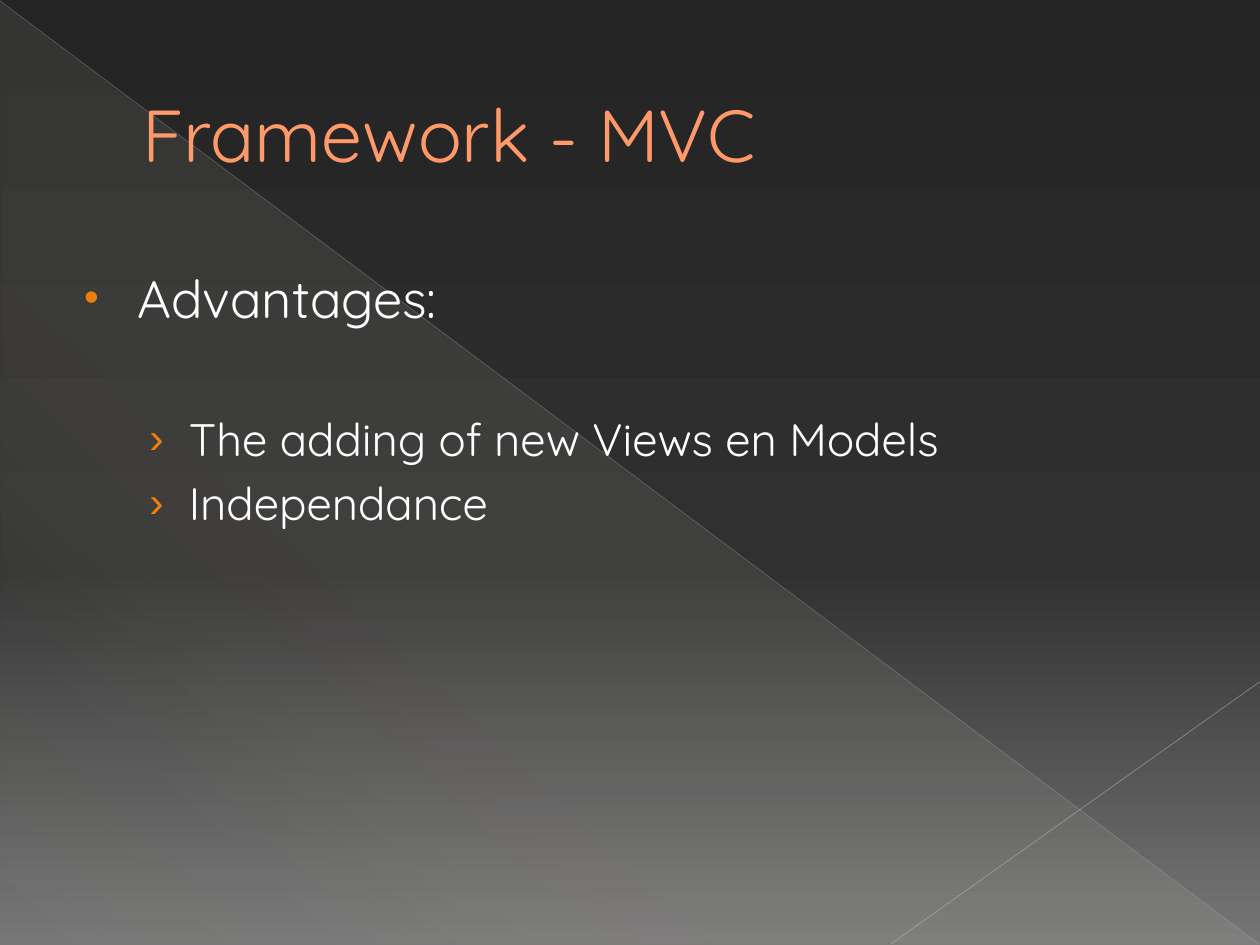
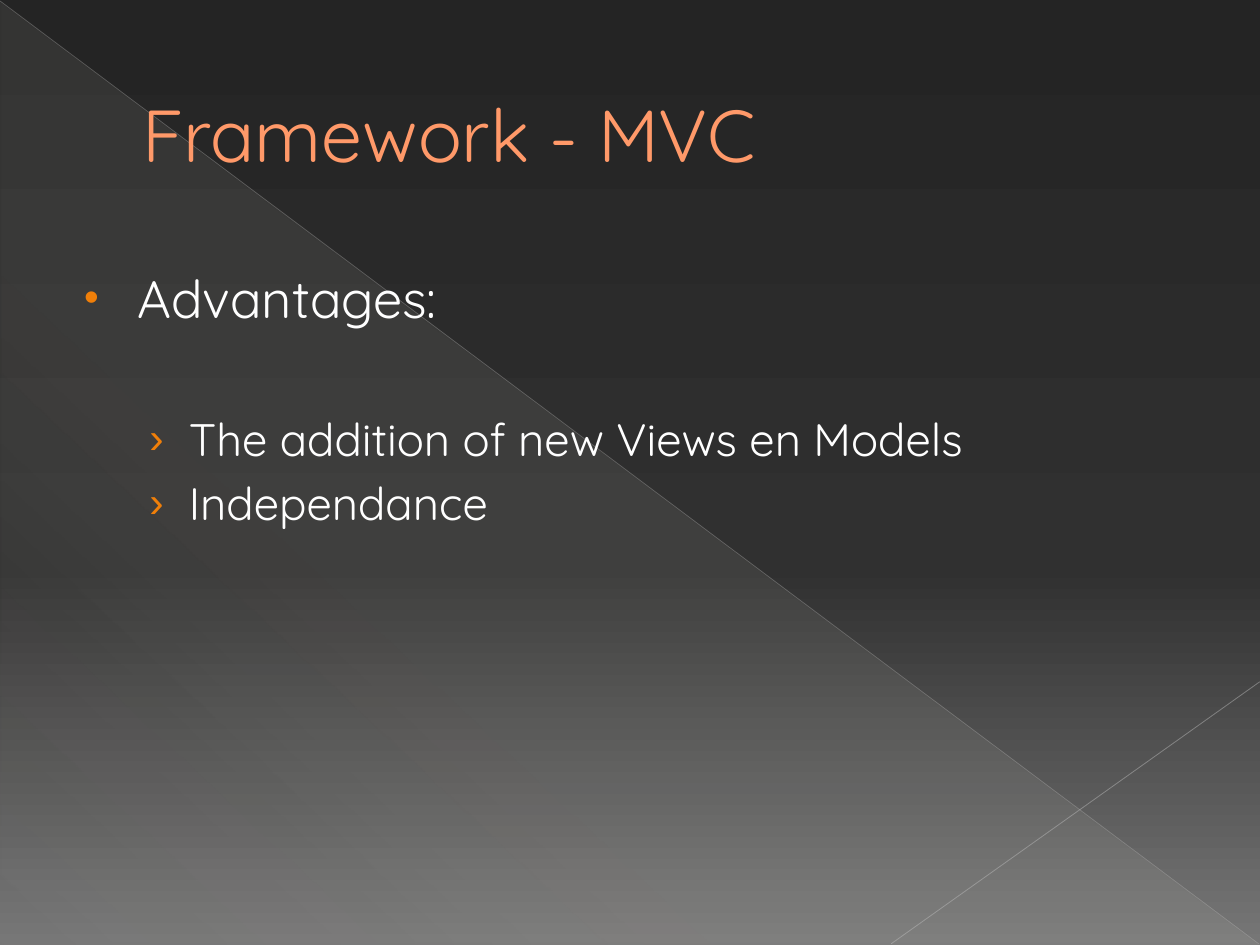
Before and after one commit to michelecorrea3/wsnlocalizationscala, a slide deck: slide 34 of Resources/WSN localization with Senseless framework.pptx (slide 33 before the commit). Drawn at 1260x945 pixels with LibreOffice and Linux fonts; fonts in the diff are those of the drawing. Boxes give left, top, right and bottom in pixels: in the first picture for what was removed or moved away, otherwise in the second. Text is boxed around its words. In the diff, an @@ line names an element or a change of style, - is before the commit and + after.

```diff
--- a/Resources/WSN localization with Senseless framework.pptx
+++ b/Resources/WSN localization with Senseless framework.pptx
@@ text at <box>189,422,962,469</box>: text changed @@
-  › The adding of new Views en Models
+  › The addition of new Views en Models
```
Also in this commit, not shown: 4 other slides changed, 3 slides added, 1 slide removed.
